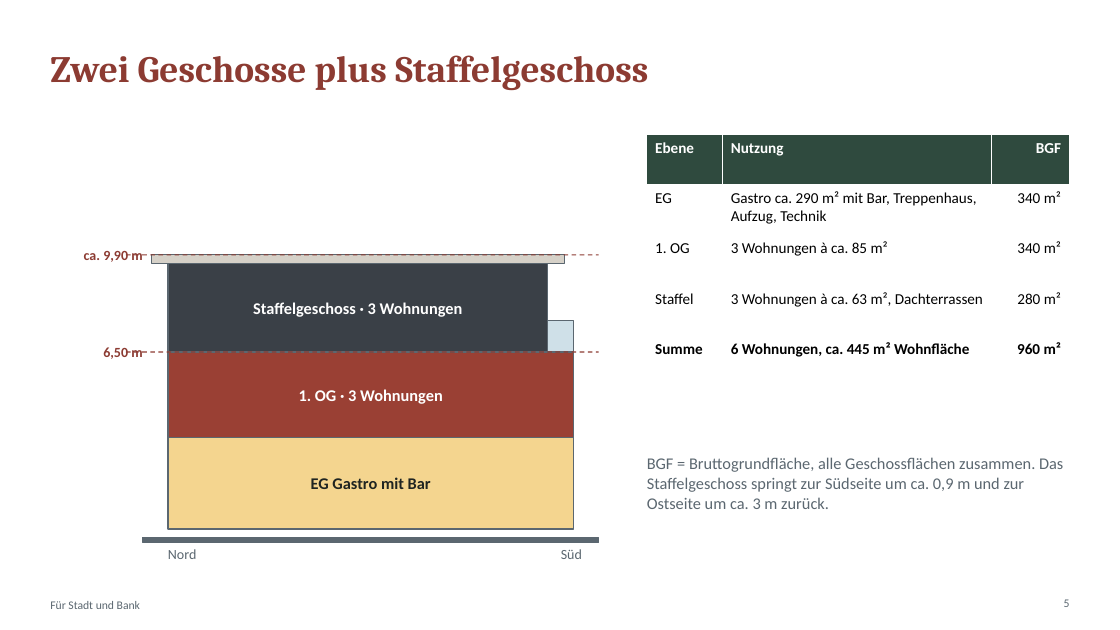
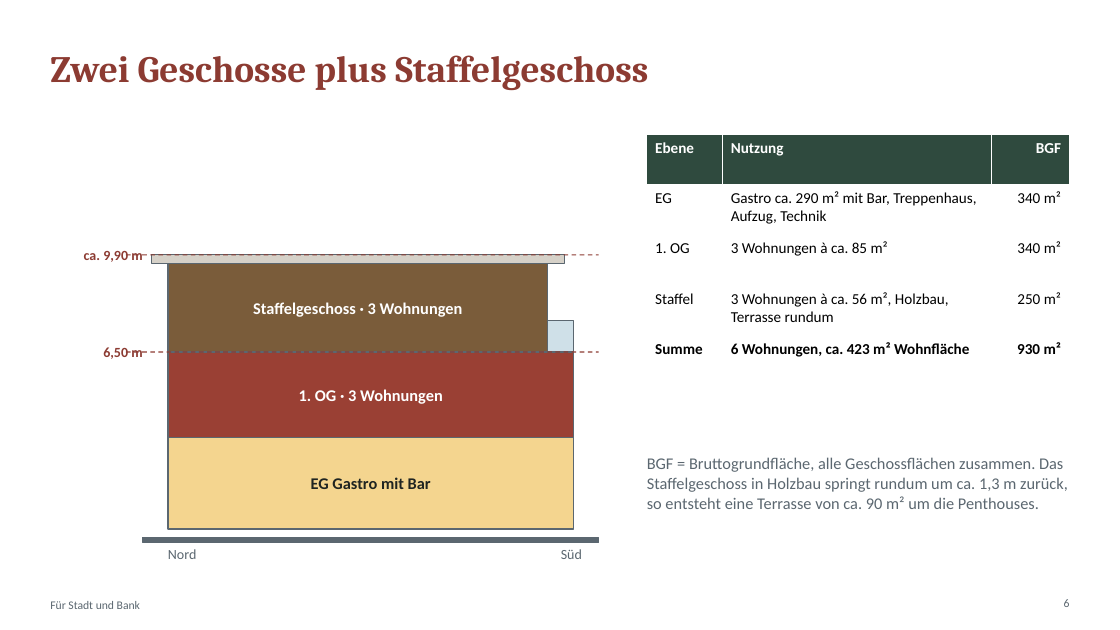
Before and after one commit to CartoonUsername/bau-projekt, a slide deck: slide 6 of praesentation/Neue-Mitte-Werlte_Baufeld3_6-Wohnungen_Gastro-EG.pptx (slide 5 before the commit). Drawn at 1120x630 pixels with LibreOffice and Linux fonts; fonts in the diff are those of the drawing. Boxes give left, top, right and bottom in pixels: in the first picture for what was removed or moved away, otherwise in the second. Text is boxed around its words. In the diff, an @@ line names an element or a change of style, - is before the commit and + after.

```diff
--- a/praesentation/Neue-Mitte-Werlte_Baufeld3_6-Wohnungen_Gastro-EG.pptx
+++ b/praesentation/Neue-Mitte-Werlte_Baufeld3_6-Wohnungen_Gastro-EG.pptx
@@ table at bbox=[647, 134, 1070, 361] @@
-row 4, column 2: 3 Wohnungen à ca. 63 m², Dachterrassen
+row 4, column 2: 3 Wohnungen à ca. 56 m², Holzbau, Terrasse rundum
-row 4, column 3: 280 m²
+row 4, column 3: 250 m²
-row 5, column 2: 6 Wohnungen, ca. 445 m² Wohnfläche
+row 5, column 2: 6 Wohnungen, ca. 423 m² Wohnfläche
-row 5, column 3: 960 m²
+row 5, column 3: 930 m²
@@ rectangle at bbox=[168, 264, 548, 352]: fill #3A4047 to #7A5C3A @@
@@ text at bbox=[647, 457, 1068, 509]: text changed @@
-BGF = Bruttogrundfläche, alle Geschossflächen zusammen. Das Staffelgeschoss springt zur Südseite um ca. 0,9 m und zur Ostseite um ca. 3 m zurück.
+BGF = Bruttogrundfläche, alle Geschossflächen zusammen. Das Staffelgeschoss in Holzbau springt rundum um ca. 1,3 m zurück, so entsteht eine Terrasse von ca. 90 m² um die Penthouses.
@@ page number at bbox=[1064, 599, 1070, 607]: text changed @@
-5
+6
```
Also in this commit, not shown: 15 other slides changed, 1 slide added, 13 other files.
